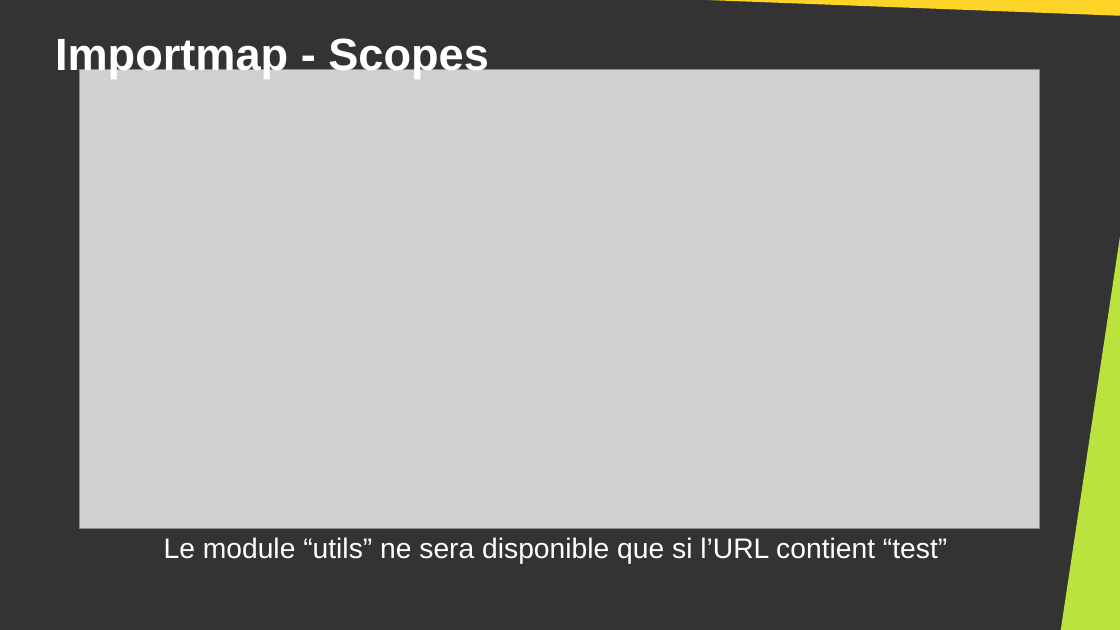
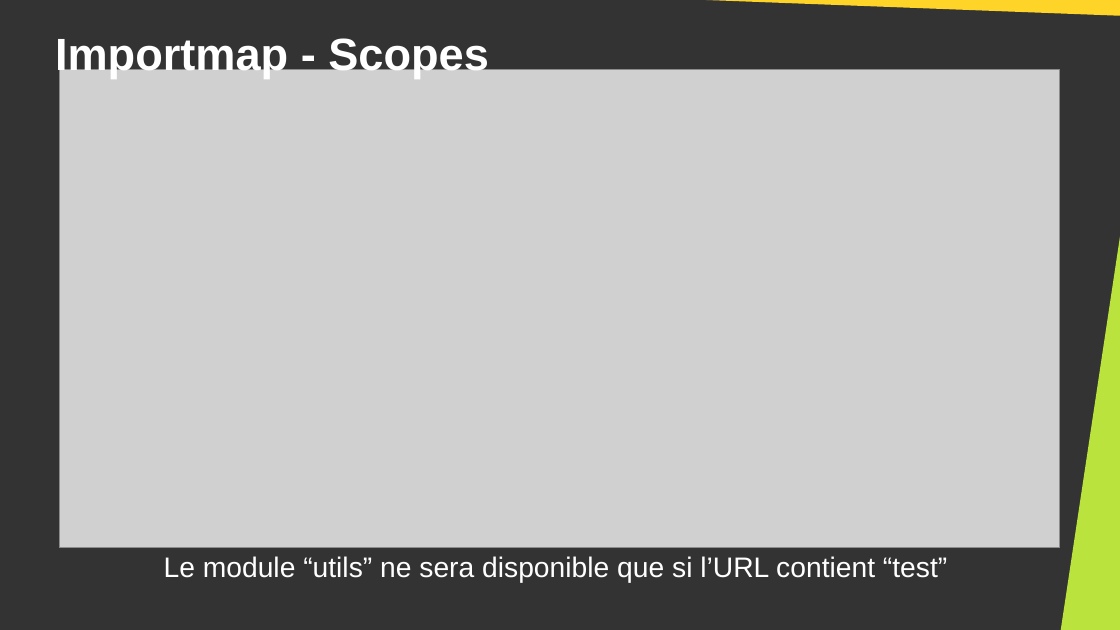
Before and after one commit to DanYellow/cours, a slide deck: slide 15 of developpement-web-et-dispositif-interactif-s6/travaux-pratiques/numero-3/presentation.odp. Drawn at 1120x630 pixels with LibreOffice and Linux fonts; fonts in the diff are those of the drawing; grey boxes stand for pictures. Boxes give left, top, right and bottom in pixels: in the first picture for what was removed or moved away, otherwise in the second. Text is boxed around its words. In the diff, an @@ line names an element or a change of style, - is before the commit and + after.

```diff
--- a/developpement-web-et-dispositif-interactif-s6/travaux-pratiques/numero-3/presentation.odp
+++ b/developpement-web-et-dispositif-interactif-s6/travaux-pratiques/numero-3/presentation.odp
@@ picture: place and size @@
-picture at <box>80,70,1041,530</box>
+picture at <box>60,70,1060,548</box>
@@ text "Le module “utils” ne sera ...": place and size @@
-text "Le module “utils” ne sera ..." at <box>164,537,947,564</box>
+text "Le module “utils” ne sera ..." at <box>164,556,947,583</box>
```
Also in this commit, not shown: 4 other slides changed, 1 other file.
